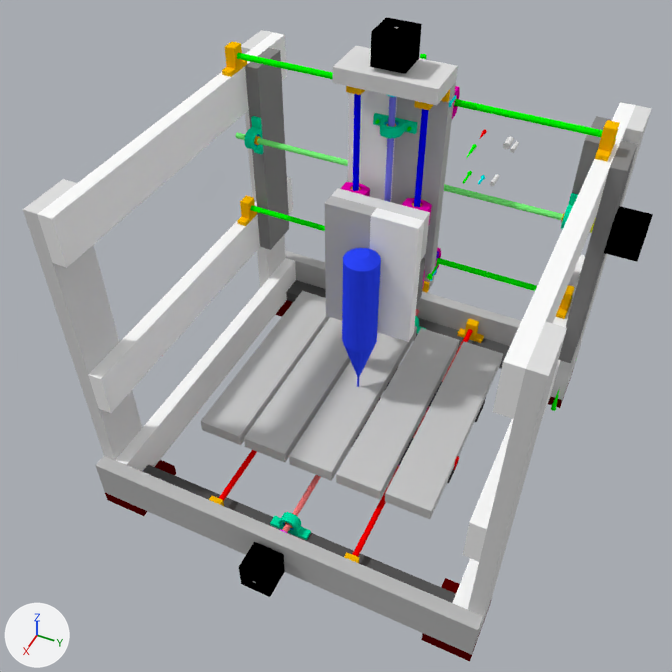
Before and after pictures for a commit that changed the Blender file CNC_24.blend.
The view is the same before and after, from the file's camera 'Cam Overview Alternate'. Arrows for +X, +Y and +Z are at lower left; the lights stay in place.

Names of what the first picture shows: 'Foot Front Plate', 'Foot Side 01', 'Front Support Upright 01', 'Front Support Upright 02', 'Gantry Support Side 01', 'Head Side 01', 'Head Side 02', 'Table Top Wide 01', 'Table Top Wide 02', 'Table Top Wide 03', 'Table Top Wide 04', 'Table Top Wide 05'.
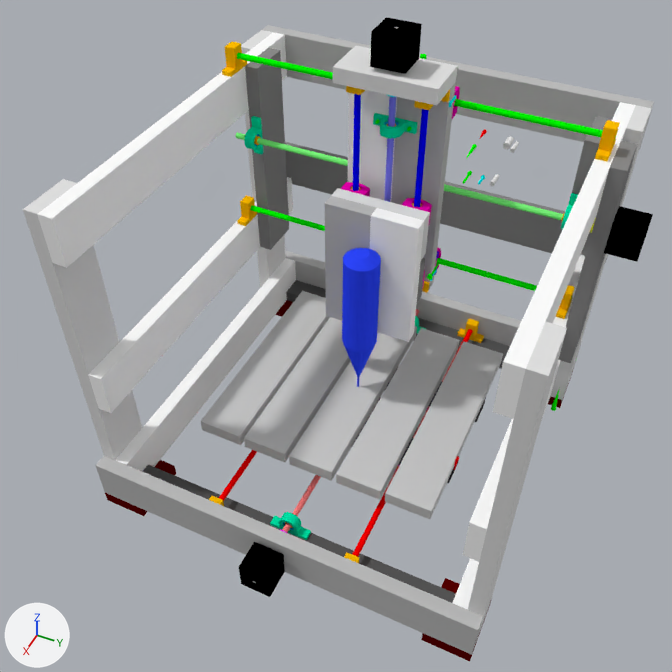
The change in detail:
Object 'Mid Support Back Plate' (ob_mid_support_back_plate) is now shown.
Object 'Head Back Plate' (ob_head_back_plate) is now shown.

What differs and where, as boxes [x1, y1, x2, y2] in the pictures (672 x 672 px):
'Head Back Plate', shown: after [262, 25, 654, 150]
'Mid Support Back Plate', shown: after [285, 142, 608, 262]
